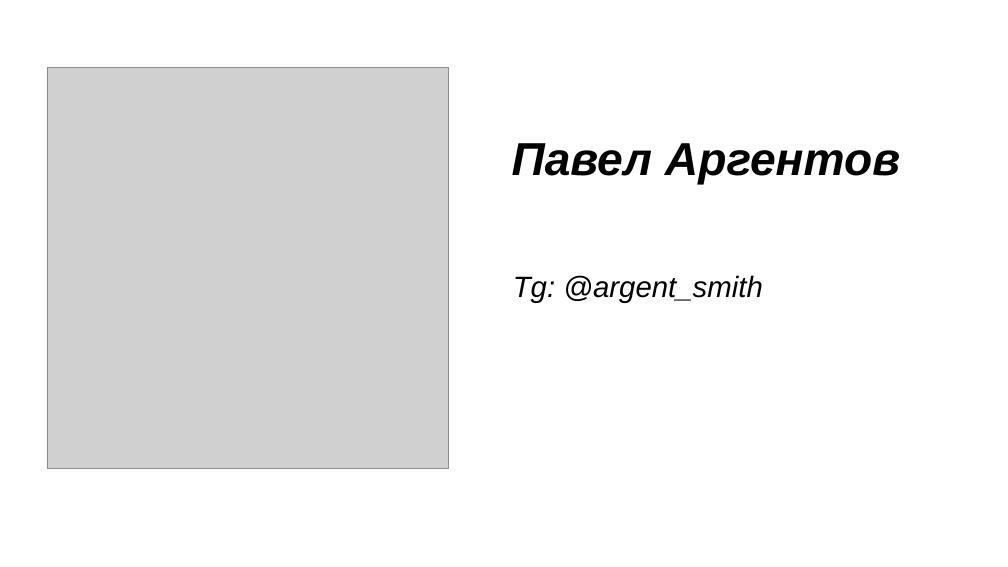
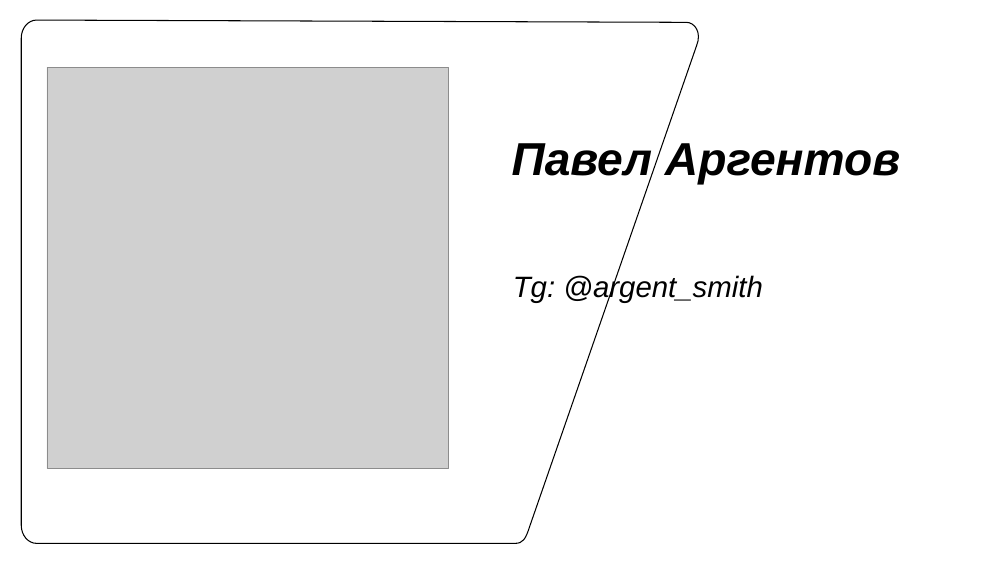
Before and after one commit to argent-smith/presentations, a slide deck: slide 33 of FP_Talk_2026/nastachku/final_presentation.pptx (slide 22 before the commit). Drawn at 1008x567 pixels with LibreOffice and Linux fonts; fonts in the diff are those of the drawing; grey boxes stand for pictures; background and template pictures are left out. Boxes give left, top, right and bottom in pixels: in the first picture for what was removed or moved away, otherwise in the second. Text is boxed around its words. In the diff, an @@ line names an element or a change of style, - is before the commit and + after.

```diff
--- a/FP_Talk_2026/nastachku/final_presentation.pptx
+++ b/FP_Talk_2026/nastachku/final_presentation.pptx
@@ freeform shape added at bbox=[21, 20, 699, 544], outline #000000 1 pt @@
```
Also in this commit, not shown: 11 slides added, 1 other file.
